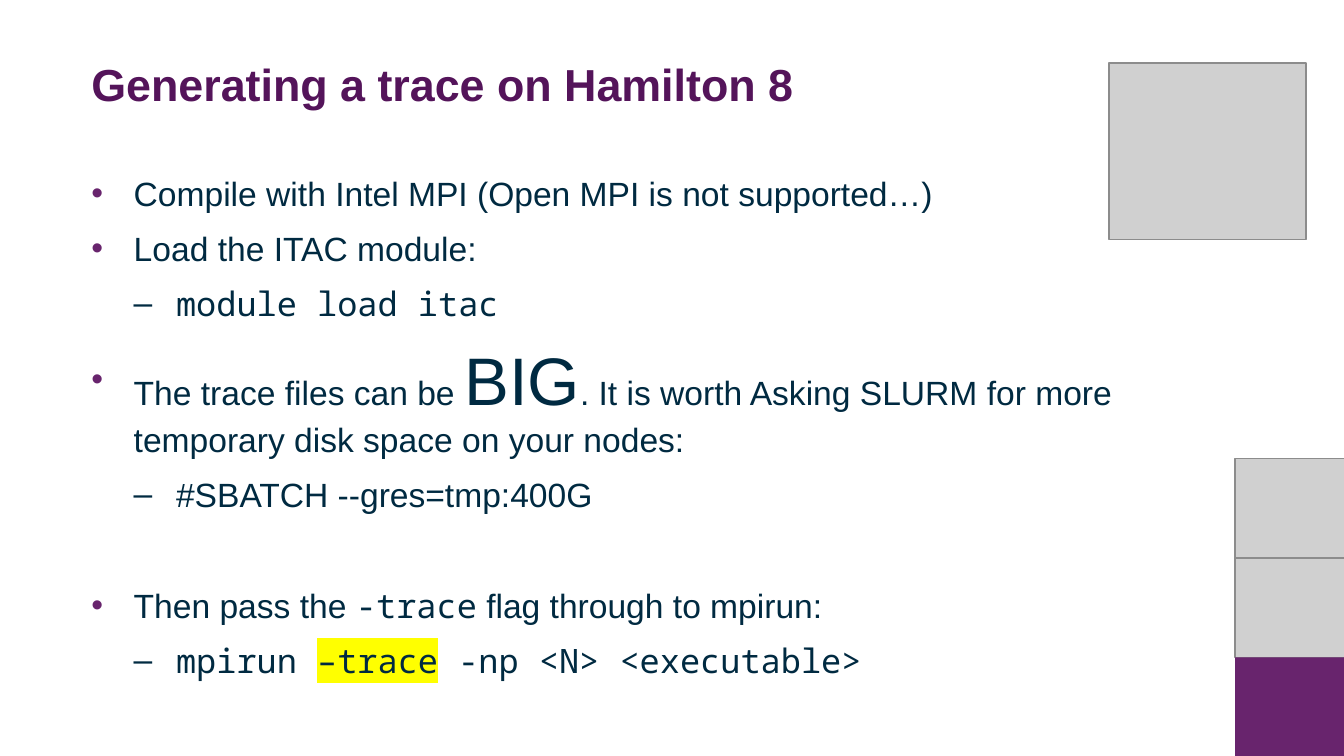
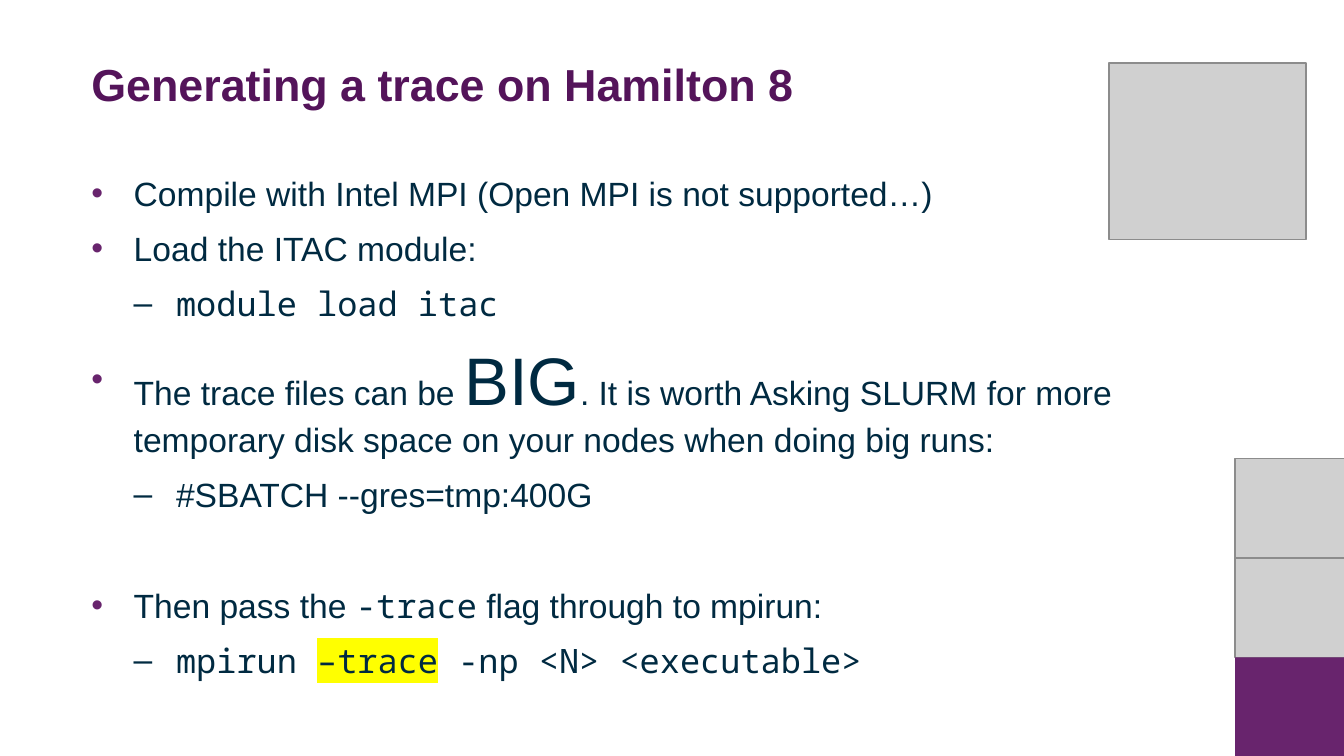
Before and after one commit to DurhamARC/profiling-intel, a slide deck: slide 19 of slides/profiling_with_itac.pptx. Drawn at 1344x756 pixels with LibreOffice and Linux fonts; fonts in the diff are those of the drawing; grey boxes stand for pictures; background and template pictures are left out. Boxes give left, top, right and bottom in pixels: in the first picture for what was removed or moved away, otherwise in the second. Text is boxed around its words. In the diff, an @@ line names an element or a change of style, - is before the commit and + after.

```diff
--- a/slides/profiling_with_itac.pptx
+++ b/slides/profiling_with_itac.pptx
@@ text at (x1=134, y1=380, x2=1112, y2=458): text changed @@
-  • The trace files can be BIG. It is worth Asking SLURM for more temporary disk space on your nodes:
+  • The trace files can be BIG. It is worth Asking SLURM for more temporary disk space on your nodes when doing big runs:
```
Also in this commit, not shown: 2 other slides changed, 1 other file.
